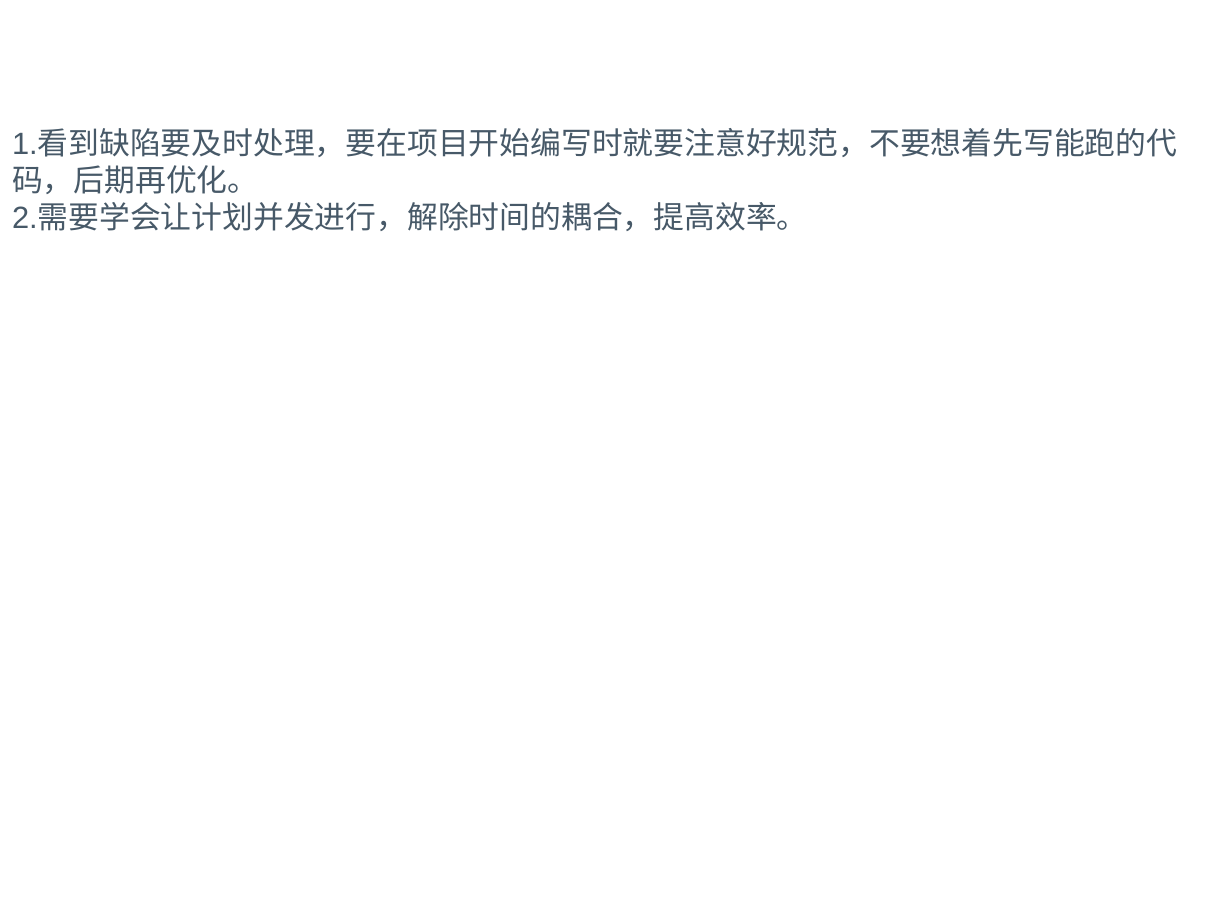
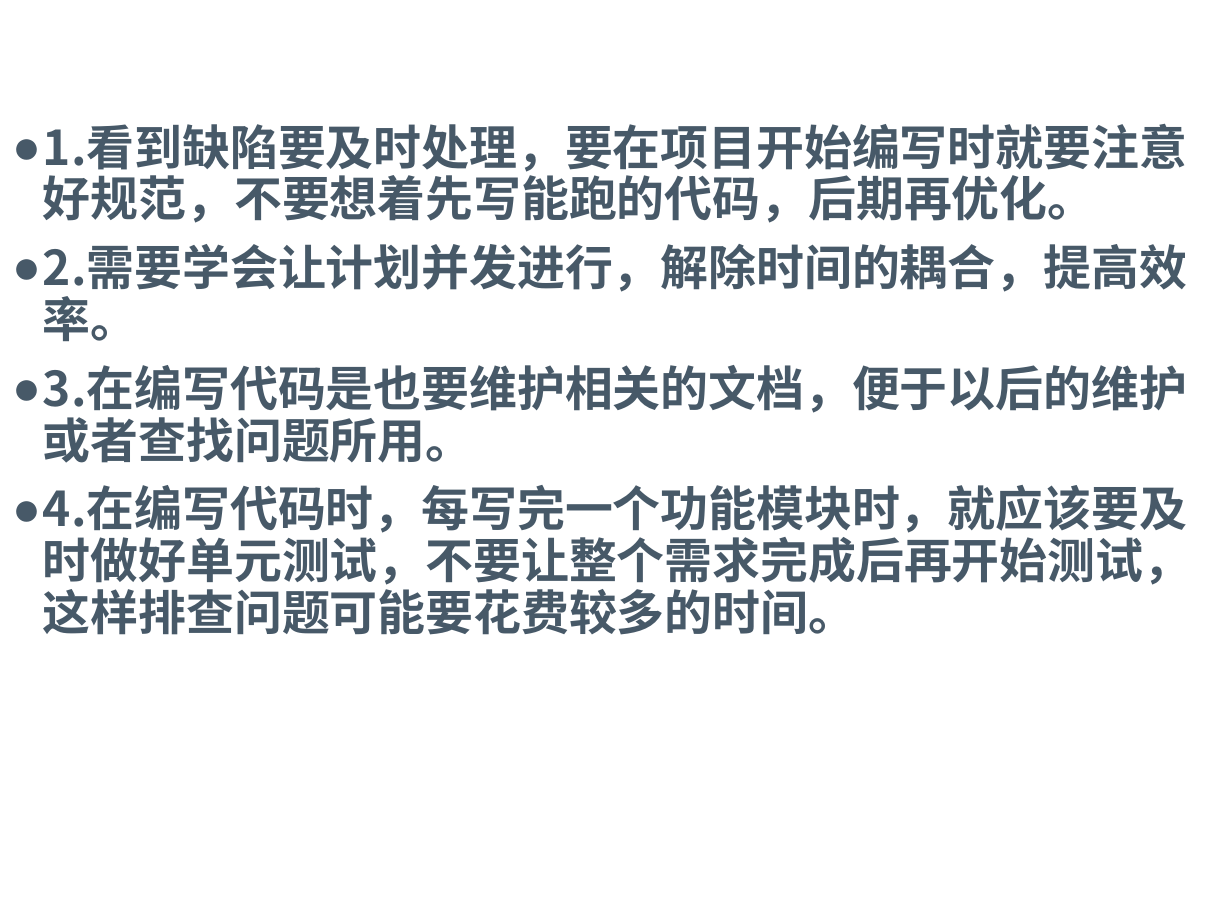
Before and after one commit to z467247132/level_up, a slide deck: slide 6 of 01 知识传递/1-2-1 知识传递 读1本书/02-读1本书-读书笔记撰写模板.pptx. Drawn at 1232x924 pixels with LibreOffice and Linux fonts; fonts in the diff are those of the drawing; background and template pictures are left out. Boxes give left, top, right and bottom in pixels: in the first picture for what was removed or moved away, otherwise in the second. Text is boxed around its words. In the diff, an @@ line names an element or a change of style, - is before the commit and + after.

```diff
--- a/01 知识传递/1-2-1 知识传递 读1本书/02-读1本书-读书笔记撰写模板.pptx
+++ b/01 知识传递/1-2-1 知识传递 读1本书/02-读1本书-读书笔记撰写模板.pptx
@@ text at (43,123,1187,341): size 18 to 28 pt, font Arial to Noto Sans CJK SC, bold on in "1.看到缺陷要及时处理，要在项目开始编写时就要注意好规范，不要想着先写能跑的代码，后期再优化。", "2.需要学会让计划并发进行，解除时间的耦合，提高效率。"; bullet none to ●; line spacing 1 to 0.9; more space between paragraphs @@
@@ text at (43,365,1191,635): paragraphs added @@
+● 3.在编写代码是也要维护相关的文档，便于以后的维护或者查找问题所用。
+● 4.在编写代码时，每写完一个功能模块时，就应该要及时做好单元测试，不要让整个需求完成后再开始测试，这样排查问题可能要花费较多的时间。
```
Also in this commit, not shown: 2 other slides changed.
